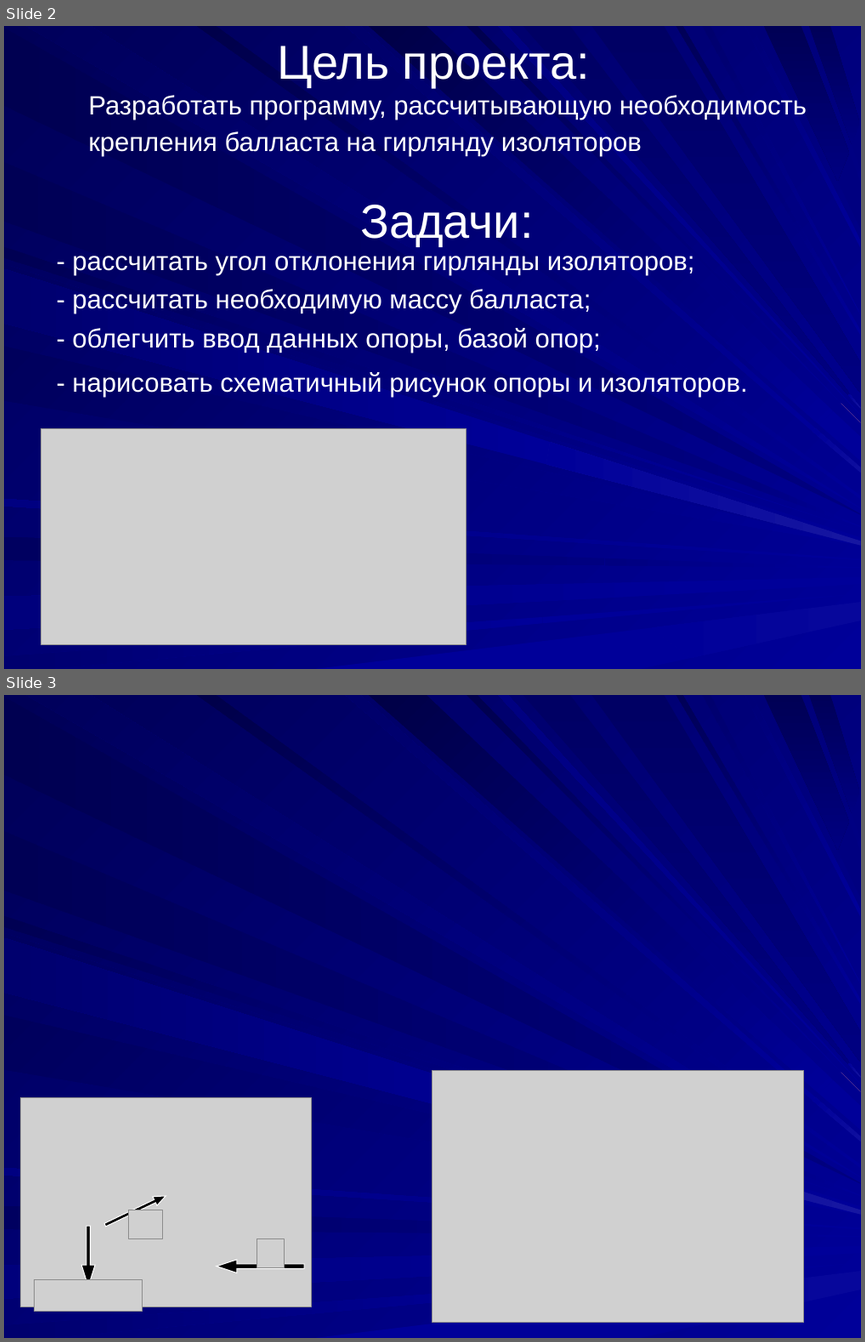
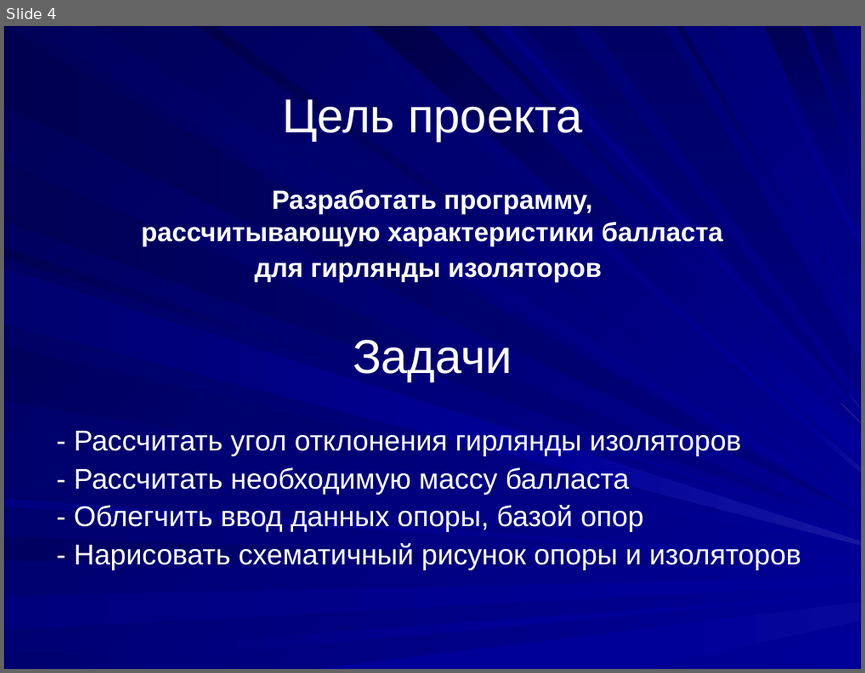
Before and after one commit to aleks311001/Project, a slide deck: Проект.ppt. Shown one above the other, each under a label of ours: slides 2 and 3 before the commit, slide 4 after it. The pictures are 865x1342 and 865x673 pixels, drawn with LibreOffice and Linux fonts; fonts in the diff are those of the drawing; grey boxes stand for pictures. Boxes give left, top, right and bottom in pixels: in the first picture for what was removed or moved away, otherwise in the second. Text is boxed around its words. In the diff, an @@ line names an element or a change of style, - is before the commit and + after.

```diff
--- a/Проект.ppt
+++ b/Проект.ppt
@@ slide 3 removed at (4,695,861,1338), background gradient #000099 to #000057; not listed: 37 template elements that a slide beside it also shows @@
@@ picture removed at (432,1071,803,1322) @@
@@ picture removed at (21,1097,312,1306) @@
@@ right arrow removed at (103,1191,168,1229) @@
@@ right arrow removed at (81,1225,95,1287) @@
@@ picture removed at (129,1210,162,1239) @@
@@ picture removed at (256,1239,284,1268) @@
@@ picture removed at (34,1279,142,1311) @@
@@ right arrow removed at (216,1259,304,1273) @@
@@ what was slide 2 is now slide 4 @@
@@ slide 4 changed as well @@
@@ title at (283,99,582,141): text changed @@
-Цель проекта:
+Цель проекта
@@ text at (141,189,723,282): text changed; bold on @@
-Разработать программу, рассчитывающую необходимость крепления балласта на гирлянду изоляторов
+Разработать программу,
+рассчитывающую характеристики балласта
+для гирлянды изоляторов
@@ text at (352,340,512,381): text changed @@
-Задачи:
+Задачи
@@ picture removed at (41,428,466,644) @@
@@ text at (74,431,800,570): text changed; size 22.2 to 24 pt @@
-- рассчитать угол отклонения гирлянды изоляторов;
-- рассчитать необходимую массу балласта;
-- облегчить ввод данных опоры, базой опор;
-- нарисовать схематичный рисунок опоры и изоляторов.
+- Рассчитать угол отклонения гирлянды изоляторов
+- Рассчитать необходимую массу балласта
+- Облегчить ввод данных опоры, базой опор
+- Нарисовать схематичный рисунок опоры и изоляторов
```
Also in this commit, not shown: 2 other slides changed, 6 slides added, 5 other files.
